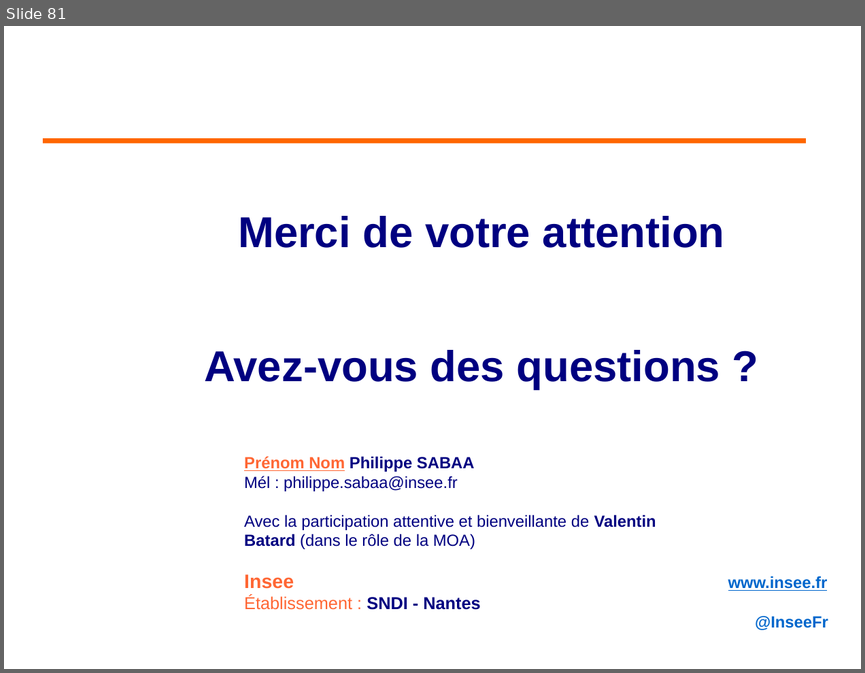
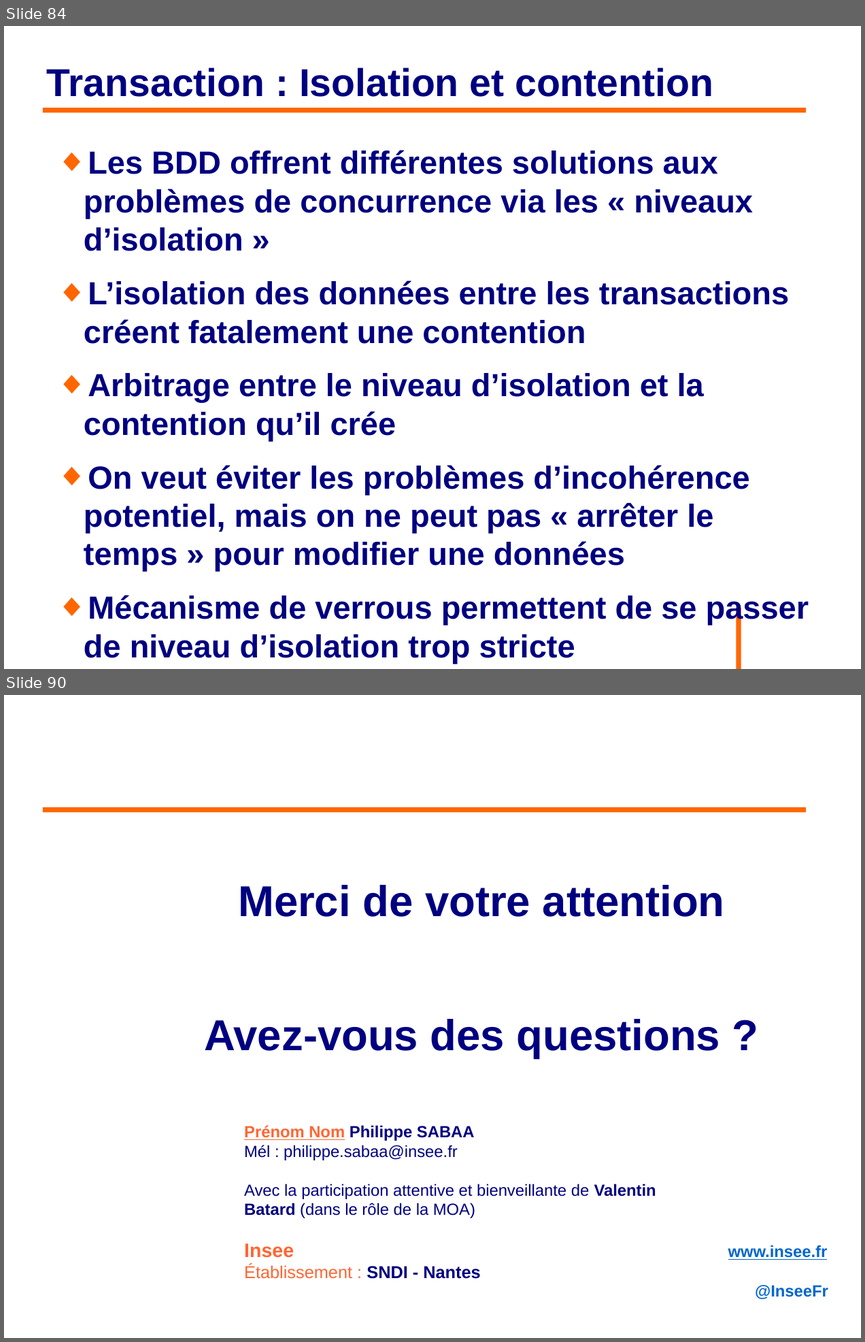
Before and after one commit to philphils/formation-hibernate-avancee, a slide deck: Documentation/diapo_formation_hibernate_avancee.odp. Shown one above the other, each under a label of ours: slide 81 before the commit, slides 84 and 90 after it; the slides between them are not shown. The pictures are 865x673 and 865x1342 pixels, drawn with LibreOffice and Linux fonts; fonts in the diff are those of the drawing; background and template pictures are left out. Boxes give left, top, right and bottom in pixels: in the first picture for what was removed or moved away, otherwise in the second. Text is boxed around its words. In the diff, an @@ line names an element or a change of style, - is before the commit and + after.

Commit message:
Première partie de la partie 4 : transaction et verrous

```diff
--- a/Documentation/diapo_formation_hibernate_avancee.odp
+++ b/Documentation/diapo_formation_hibernate_avancee.odp
@@ slide 84 added at box(4, 26, 861, 669), background #FFFFFF @@
@@ title added at box(47, 67, 713, 97), 36 pt, text #000080, bold @@
+Transaction : Isolation et contention
@@ line added from (43, 110) to (806, 110), #FF6600 4.54 pt @@
@@ text added at box(84, 150, 808, 663), 29.6 pt, text #000080, bold @@
+◆ Les BDD offrent différentes solutions aux problèmes de concurrence via les « niveaux d’isolation »
+◆ L’isolation des données entre les transactions créent fatalement une contention
+◆ Arbitrage entre le niveau d’isolation et la contention qu’il crée
+◆ On veut éviter les problèmes d’incohérence potentiel, mais on ne peut pas « arrêter le temps » pour modifier une données
+◆ Mécanisme de verrous permettent de se passer de niveau d’isolation trop stricte
@@ line added from (738, 607) to (738, 669), #FF6600 4.54 pt @@
@@ what was slide 81 is now slide 90 @@
```
Also in this commit, not shown: 2 slides changed, 8 other slides added.
